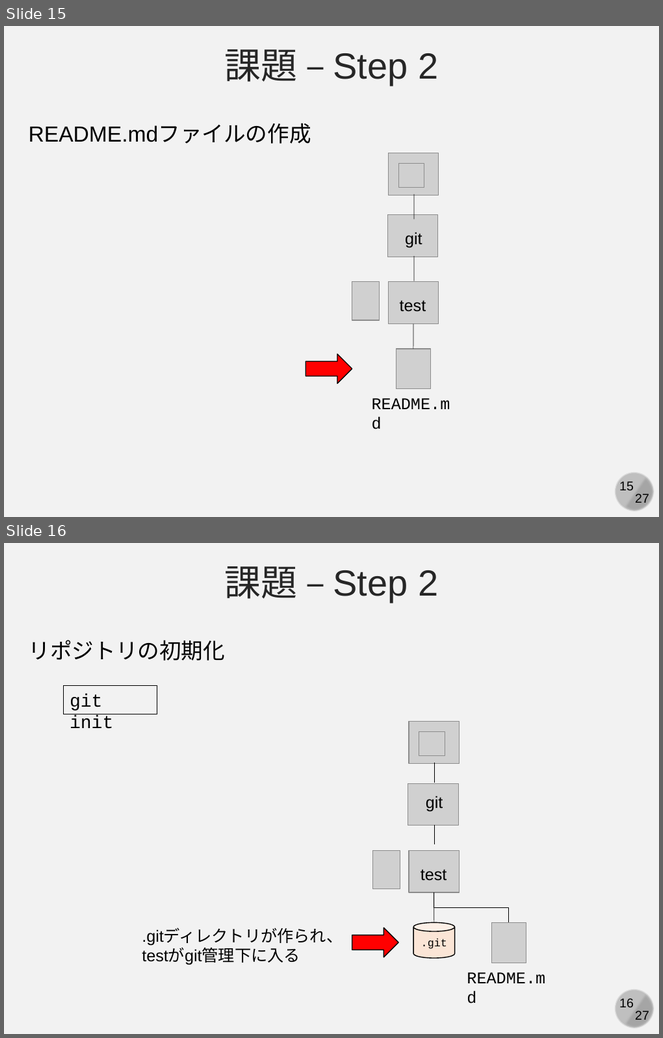
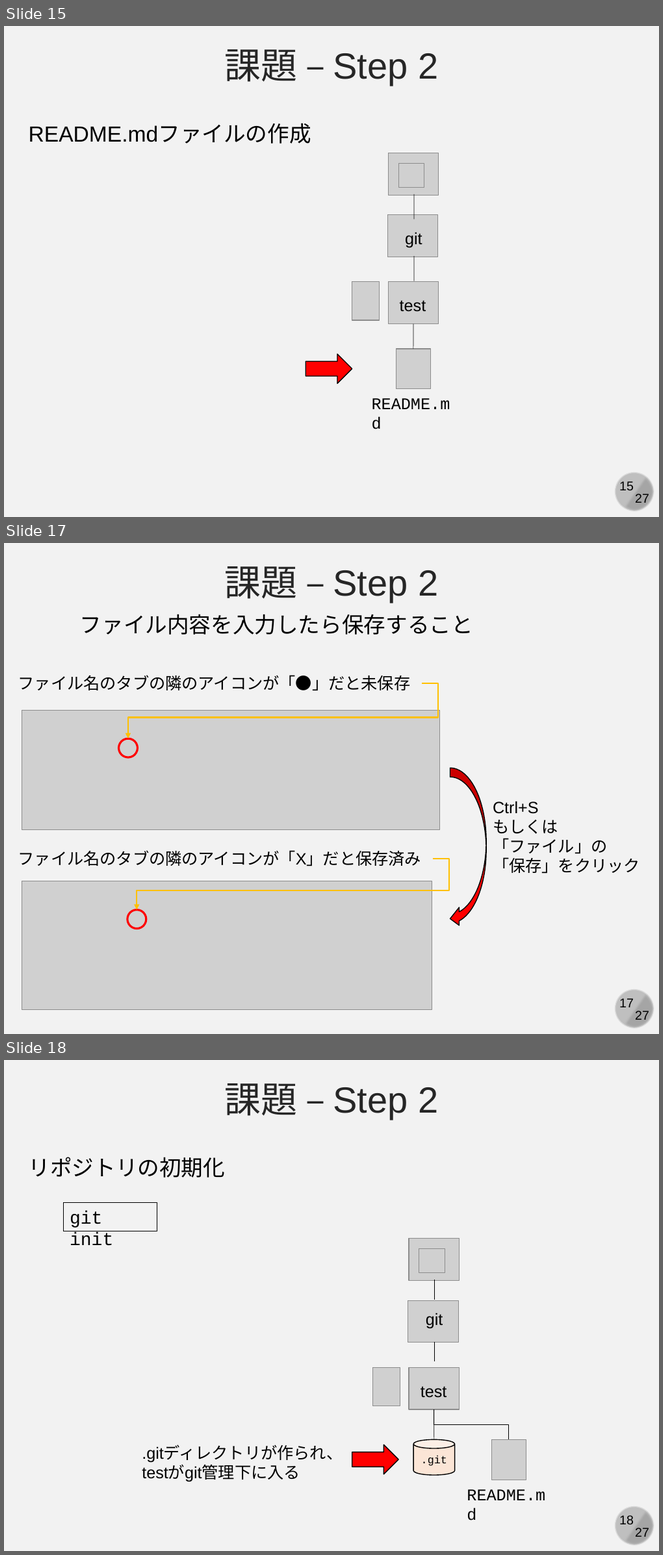
Before and after one commit to kaityo256/github, a slide deck: practice_basic/fig/slide.pptx. Shown one above the other, each under a label of ours: slides 15 and 16 before the commit, slides 15, 17 and 18 after it; the slides between them are not shown. The pictures are 663x1038 and 663x1555 pixels, drawn with LibreOffice and Linux fonts; fonts in the diff are those of the drawing; grey boxes stand for pictures. Boxes give left, top, right and bottom in pixels: in the first picture for what was removed or moved away, otherwise in the second. Text is boxed around its words. In the diff, an @@ line names an element or a change of style, - is before the commit and + after.

```diff
--- a/practice_basic/fig/slide.pptx
+++ b/practice_basic/fig/slide.pptx
@@ slide 17 added at box(4, 543, 659, 1034), background #F2F2F2; not listed: 4 template elements that a slide beside it also shows @@
@@ text added at box(225, 566, 438, 602), 40 pt, text #262626 @@
+課題 – Step 2
@@ text added at box(80, 614, 473, 635), 24 pt, text #000000 @@
+ファイル内容を入力したら保存すること
@@ text added at box(18, 675, 411, 691), 18 pt, text #000000 @@
+ファイル名のタブの隣のアイコンが「●」だと未保存
@@ elbow arrow added from (422, 683) to (128, 739), #FFC000 1.5 pt @@
@@ picture added at box(22, 710, 440, 830) @@
@@ ellipse added at box(118, 739, 138, 758), outline #FF0000 2.25 pt @@
@@ curved left arrow added at box(450, 769, 486, 928), fill #FF0000, outline #000000 1 pt @@
@@ text added at box(493, 801, 640, 874), 18 pt, text #000000 @@
+Ctrl+S
+もしくは
+「ファイル」の
+「保存」をクリック
@@ text added at box(18, 850, 421, 867), 18 pt, text #000000 @@
+ファイル名のタブの隣のアイコンが「X」だと保存済み
@@ elbow arrow added from (433, 859) to (137, 910), #FFC000 1.5 pt @@
@@ picture added at box(22, 882, 432, 1010) @@
@@ ellipse added at box(128, 910, 146, 929), outline #FF0000 2.25 pt @@
@@ what was slide 16 is now slide 18 @@
```
Also in this commit, not shown: 2 slides changed, 2 other slides added, 6 other files.
